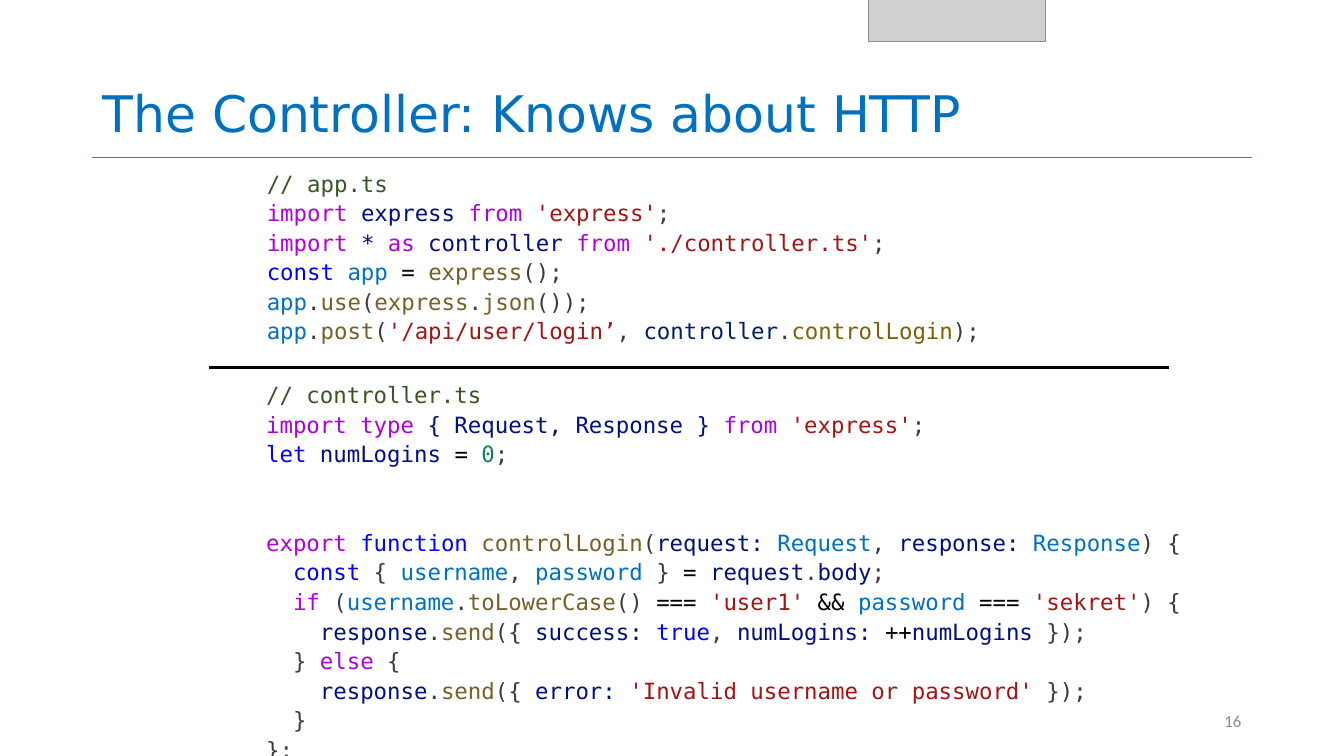
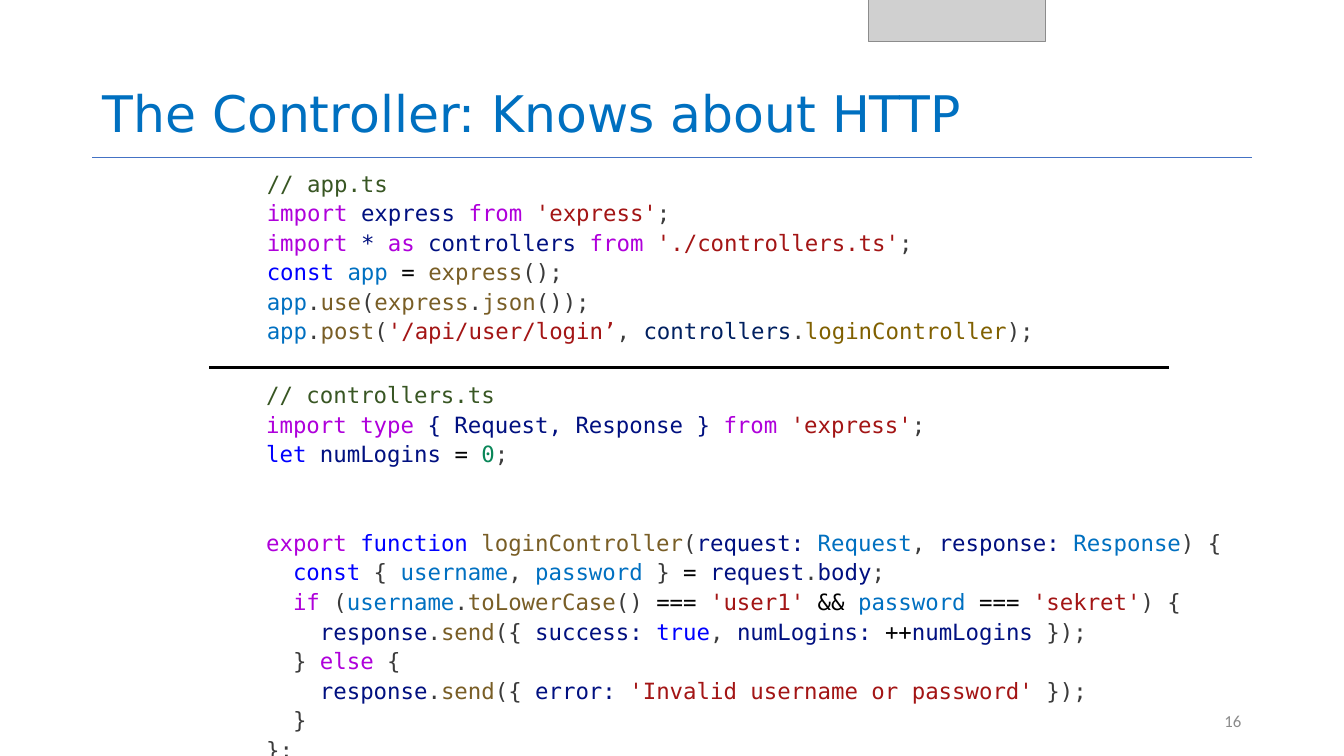
Before and after one commit to neu-se/CS4530-Spring-2026, a slide deck: slide 16 of Slides/Module 04 Web Applications.pptx. Drawn at 1344x756 pixels with LibreOffice and Linux fonts; fonts in the diff are those of the drawing; grey boxes stand for pictures. Boxes give left, top, right and bottom in pixels: in the first picture for what was removed or moved away, otherwise in the second. Text is boxed around its words. In the diff, an @@ line names an element or a change of style, - is before the commit and + after.

Commit message:
fixed typos in M04 slides

```diff
--- a/Slides/Module 04 Web Applications.pptx
+++ b/Slides/Module 04 Web Applications.pptx
@@ text at <box>267,234,913,256</box>: text changed @@
-import * as controller from './controller.ts';
+import * as controllers from './controllers.ts';
@@ text at <box>267,322,1034,344</box>: text changed @@
-app.post('/api/user/login’, controller.controlLogin);
+app.post('/api/user/login’, controllers.loginController);
@@ text at <box>306,386,494,404</box>: text changed @@
-// controller.ts
+// controllers.ts
@@ text at <box>266,534,1194,556</box>: text changed @@
-export function controlLogin(request: Request, response: Response) {
+export function loginController(request: Request, response: Response) {
```
Also in this commit, not shown: 7 other slides changed, 1 other file.
